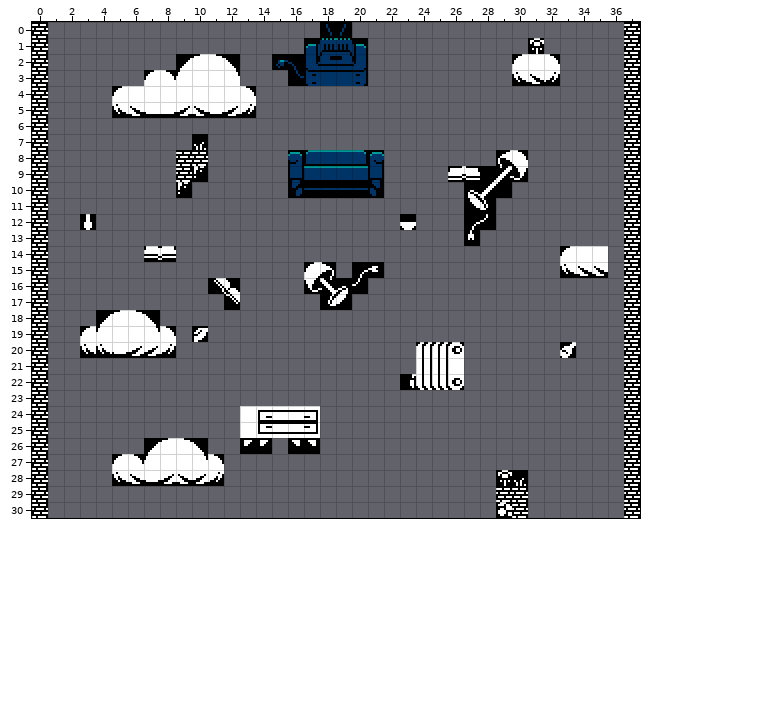
A Tiled map gets an edit: map/final.tmx. The picture above is the old version.
Cells are 8x8 px. Shown: x 0..37, y 0..30.
Now the later version:
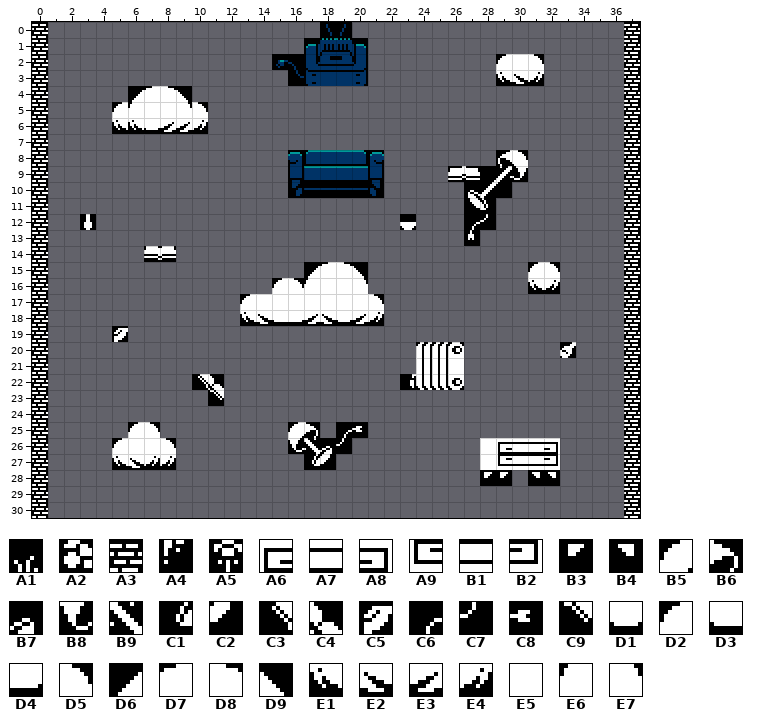
Key: from "tileset": A1 37, A2 46, A3 48, A4 53, A5 56, A6 96, A7 97, A8 98, A9 104, B1 105, B2 106, B3 112, B4 113, B5 136, B6 137, B7 139, B8 144, B9 145, C1 146, C2 147, C3 149, C4 150, C5 151, C6 152, C7 153, C8 155, C9 158, D1 173, D2 176, D3 177, D4 178, D5 179, D6 180, D7 181, D8 182, D9 183, E1 184, E2 185, E3 186, E4 187, E5 190, E6 192, E7 193.
__ is an empty cell.
Commit: finalize last level
The exact change:
Layer "World":
y 1: x 31 A5 -> __
y 2: x 9..12 D6 D7 D8 D9 -> __ __ __ __; x 29..32 __ D2 E5 D5 -> D2 E5 D5 __
y 3: x 7..12 D2 D5 E6 E5 E5 E7 -> __ __ __ __ __ __; x 29..32 __ E1 E2 E4 -> E1 E2 E4 __
y 4: x 5..13 D2 E5 E5 E5 E5 E5 E5 E5 D5 -> __ D6 D7 D8 D9 __ __ __ __
y 5: x 5..13 E1 E2 D3 D4 E3 E2 D1 E3 E4 -> D2 E6 E5 E5 E7 D5 __ __ __
y 6: x 5..10 __ __ __ __ __ __ -> E1 E1 D1 E3 E3 E4
y 7: x 10 A1 -> __
y 8: x 9..10 A3 A3 -> __ __
y 9: x 9..10 A3 A4 -> __ __
y 10: x 9 A4 -> __
y 14: x 33..35 D2 E5 E5 -> __ __ __
y 15: x 17..21 B5 B6 __ C6 C8 -> D6 D7 D8 D9 __; x 31..35 __ __ E1 E2 E2 -> D2 D5 __ __ __
y 16: x 11..12 C3 C4 -> __ __; x 15..20 __ __ B8 B9 B7 C7 -> D2 D5 E6 E5 E5 E7; x 31..32 __ __ -> E1 E4
y 17: x 12..21 C9 __ __ __ __ __ C1 C2 __ __ -> __ D2 E5 E5 E5 E5 E5 E5 E5 D5
y 18: x 4..7 D6 D7 D8 D9 -> __ __ __ __; x 13..21 __ __ __ __ __ __ __ __ __ -> E1 E2 D3 D4 E3 E2 D1 E3 E4
y 19: x 3..8 D2 E6 E5 E5 E7 D5 -> __ __ C5 __ __ __; x 10 C5 -> __
y 20: x 3..8 E1 E1 D1 E3 E3 E4 -> __ __ __ __ __ __
y 22: x 10..11 __ __ -> C3 C4
y 23: x 11 __ -> C9
y 24: x 13..17 E5 A6 A7 A7 A8 -> __ __ __ __ __
y 25: x 6..7 __ __ -> D2 D5; x 13..17 E5 A9 B1 B1 B2 -> __ __ __ B5 B6; x 19..20 __ __ -> C6 C8
y 26: x 5..10 __ __ D6 D7 D8 D9 -> D2 E5 E5 D5 __ __; x 13..14 B3 B3 -> __ __; x 16..19 B4 B4 __ __ -> B8 B9 B7 C7; x 28..32 __ __ __ __ __ -> E5 A6 A7 A7 A8
y 27: x 5..11 D2 D5 E6 E5 E5 E7 D5 -> E1 E2 E4 E4 __ __ __; x 17..18 __ __ -> C1 C2; x 28..32 __ __ __ __ __ -> E5 A9 B1 B1 B2
y 28: x 5..11 E1 E2 D1 E3 E2 E3 E4 -> __ __ __ __ __ __ __; x 28..32 __ A5 A1 __ __ -> B3 B3 __ B4 B4
y 29: x 29..30 A3 A3 -> __ __
y 30: x 29..30 A2 A3 -> __ __
